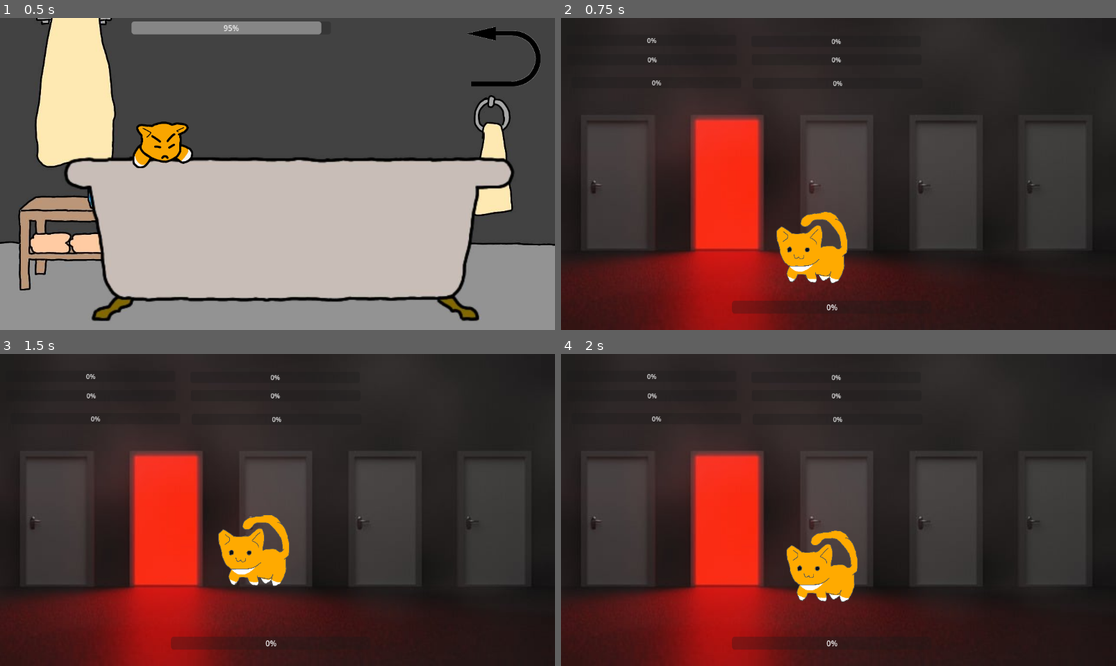
Above: before the commit, frames 1-4 (two rows, left to right).
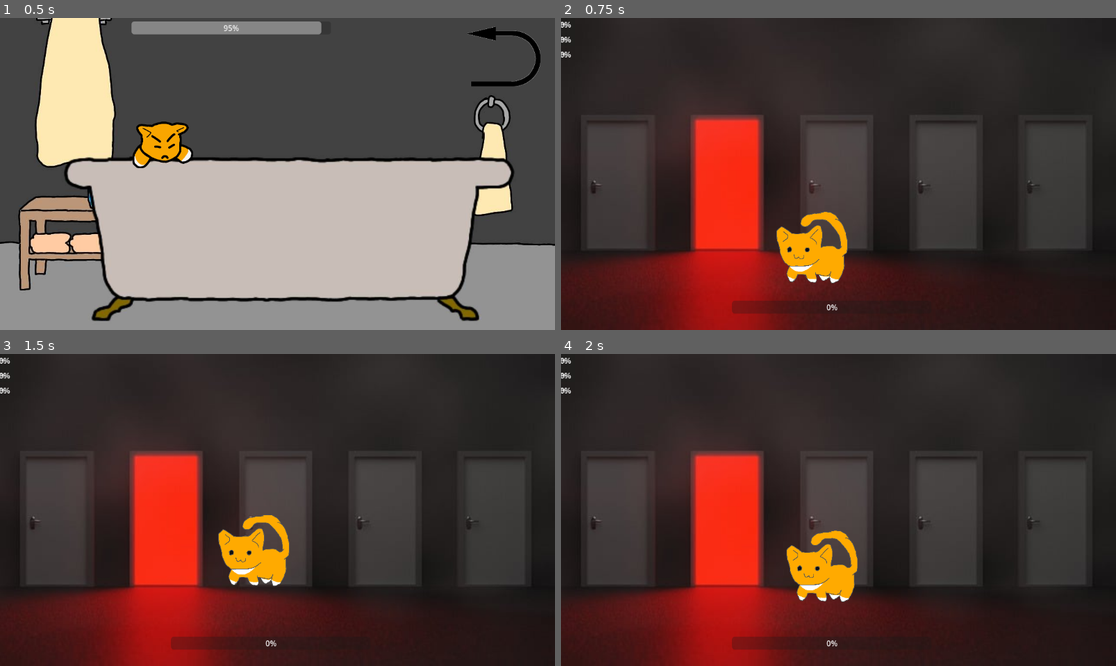
Above: after the commit, the same moments.

Repository: HipolitoThe3rd/Cat-Game
Game: Godot game, scene res://scenes/bath.tscn
Two runs of this game, one before a commit and one after it. Both use one fixed random seed, a clock stepped at 60 frames per second and the inputs below.
Inputs (mouse positions are in pixels of both pictures, inside the frame that each line leads up to):
- Up to frame 1 (0.5 s): no input
- Up to frame 2 (0.75 s): click (1066, 55) at 0.5 s
- Up to frame 3 (1.5 s): tap Enter (ui_accept) at 1.25 s; move the mouse to (399, 494) at 1.27 s; hold Right (ui_right) from 1.28 s (still down); click (399, 494) at 1.42 s
- Up to frame 4 (2 s): keep holding Right (ui_right); tap Enter (ui_accept) at 1.52 s

Frame 1 is identical in both runs. In frame 2, 0.2% of the frame differs, in the area x 0-51%, y 1-22%; in frame 3, 0.2%; in frame 4, 0.2%.

Commit message:
Update hub.tscn

Diff:
--- a/scenes/hub.tscn
+++ b/scenes/hub.tscn
@@ -131,50 +131,31 @@
 offset_right = 769.0
 offset_bottom = 614.0
 
-[node name="HungerBar" type="ProgressBar" parent="Control"]
+[node name="HBoxContainer" type="HBoxContainer" parent="Control"]
 layout_mode = 0
-offset_left = 12.0
-offset_top = 35.0
-offset_right = 426.0
-offset_bottom = 62.0
-scale = Vector2(0.85, 0.85)
+offset_right = 40.0
+offset_bottom = 40.0
 
-[node name="EnergyBar" type="ProgressBar" parent="Control"]
-layout_mode = 0
-offset_left = 13.0
-offset_top = 75.0
-offset_right = 427.0
-offset_bottom = 102.0
-scale = Vector2(0.85, 0.85)
+[node name="VBoxContainer" type="VBoxContainer" parent="Control/HBoxContainer"]
+layout_mode = 2
 
-[node name="CleanlinessBar" type="ProgressBar" parent="Control"]
-layout_mode = 0
-offset_left = 21.999939
-offset_top = 123.000015
-offset_right = 435.99994
-offset_bottom = 150.00002
-scale = Vector2(0.85, 0.85)
+[node name="HungerBar" type="ProgressBar" parent="Control/HBoxContainer/VBoxContainer"]
+layout_mode = 2
 
-[node name="EntertainmentBar" type="ProgressBar" parent="Control"]
-layout_mode = 0
-offset_left = 394.99997
-offset_top = 36.999996
-offset_right = 809.0
-offset_bottom = 63.999996
-scale = Vector2(0.85, 0.85)
+[node name="EnergyBar" type="ProgressBar" parent="Control/HBoxContainer/VBoxContainer"]
+layout_mode = 2
 
-[node name="AffectionBar" type="ProgressBar" parent="Control"]
-layout_mode = 0
-offset_left = 395.9999
-offset_top = 75.00001
-offset_right = 809.9999
-offset_bottom = 102.00001
-scale = Vector2(0.85, 0.85)
+[node name="CleanlinessBar" type="ProgressBar" parent="Control/HBoxContainer/VBoxContainer"]
+layout_mode = 2
 
-[node name="BladderBar" type="ProgressBar" parent="Control"]
-layout_mode = 0
-offset_left = 397.99988
-offset_top = 123.99999
-offset_right = 811.9999
-offset_bottom = 151.0
-scale = Vector2(0.85, 0.85)
+[node name="VBoxContainer2" type="VBoxContainer" parent="Control/HBoxContainer"]
+layout_mode = 2
+
+[node name="EntertainmentBar" type="ProgressBar" parent="Control/HBoxContainer/VBoxContainer2"]
+layout_mode = 2
+
+[node name="AffectionBar" type="ProgressBar" parent="Control/HBoxContainer/VBoxContainer2"]
+layout_mode = 2
+
+[node name="BladderBar" type="ProgressBar" parent="Control/HBoxContainer/VBoxContainer2"]
+layout_mode = 2
